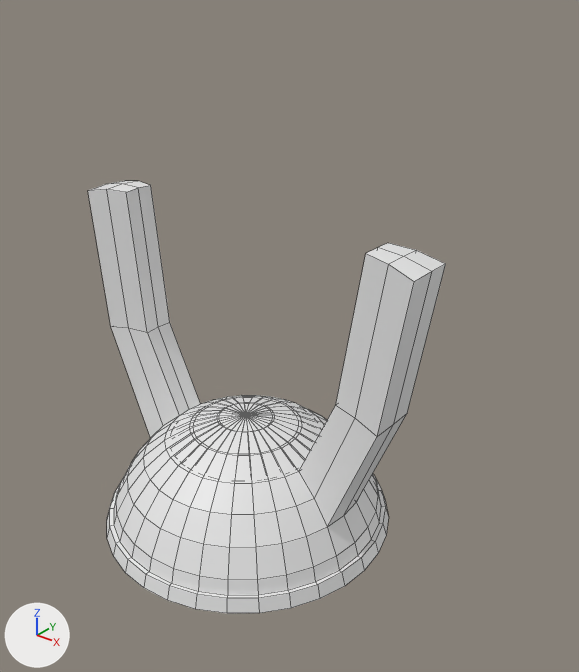
What one commit did to the OBJ model Assets/Imports/Viking Helmet.obj.
The view is the same before and after, from a 50 mm lens placed at (3.16, -3.48, 3.86), pointed at (0.25, 0.16, 1.61). Lighting does not change. The marker at lower left points along +X, +Y and +Z. Mesh edges are drawn as thin lines. Where no turn or scale is listed for an object, it has been applied to the vertices. Vertices at the same position are counted once.
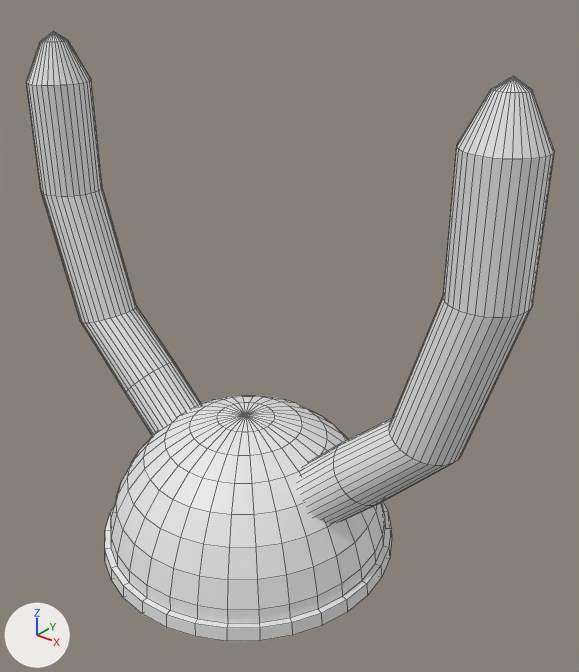
Location of each change, (x1, y1, x2, y2) in pixels of the pictures (579 x 672 px; the box of a moved part takes in the faces that stretch with it):
'Sphere', reshaped (48% wider, 41% taller): before (88, 181, 446, 613); after (26, 32, 555, 641)
part 1 of me_sphere, added: after (299, 76, 555, 523)
part 2 of me_sphere, added: after (26, 32, 201, 436)
part 3 of me_sphere, moved or reshaped: before (88, 181, 446, 613); after (105, 470, 392, 641)

Diff of the bpy script that builds the scene:
```diff
--- a/Assets/Imports/Viking Helmet.obj.py
+++ b/Assets/Imports/Viking Helmet.obj.py
@@ me_sphere @@
 # used by ob_sphere; location = (0.0, 0.0, 0.0)
-me_sphere.from_pydata(...)  # 609 vertices, 640 faces; spans x -1.25..1.32, y -1.01..1.01, z 0.2..2.42
+me_sphere.from_pydata(...)  # 1028 vertices, 1058 faces; spans x -1.85..1.85, y -1.04..1.04, z 0.0..3.36
+# me_sphere part 1: a new loose piece of 193 vertices spanning x 0.49..1.85, y -0.22..0.22, z 0.49..3.36
+# me_sphere part 2: a new loose piece of 193 vertices spanning x -1.85..-0.49, y -0.22..0.22, z 0.49..3.36
+# me_sphere part 3: 386 vertices removed from x -1.25..1.32, y -1.01..1.01, z 0.2..2.42; 419 vertices added at x -1.04..1.04, y -1.04..1.04, z 0.0..0.97
```
